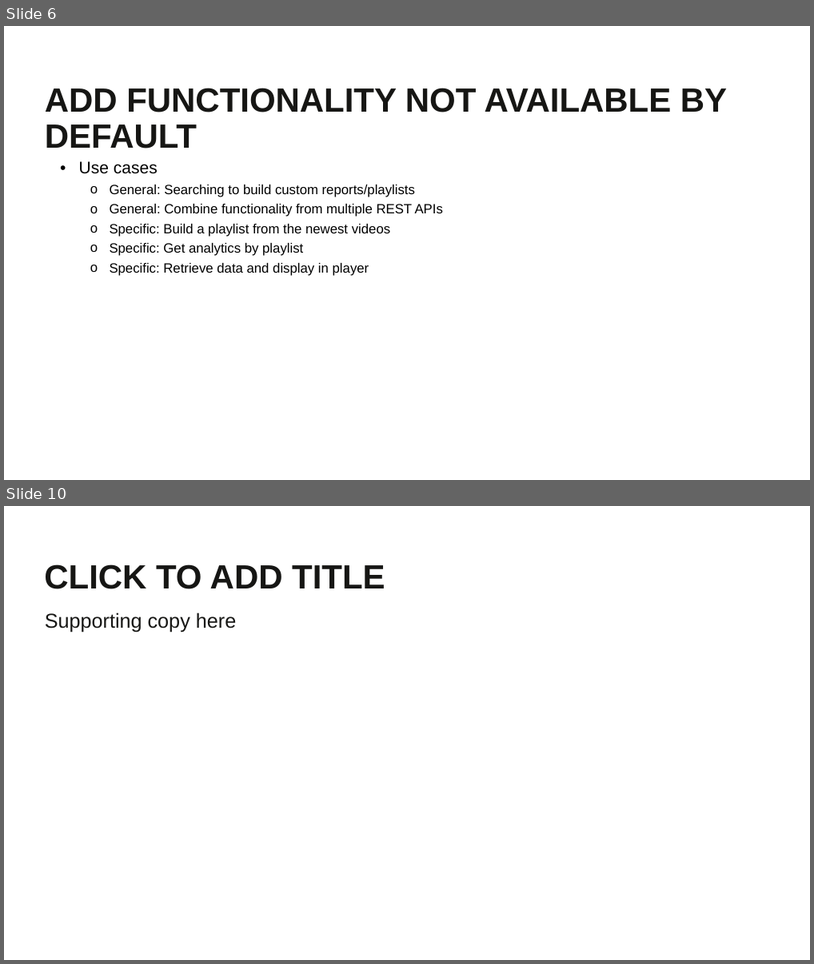
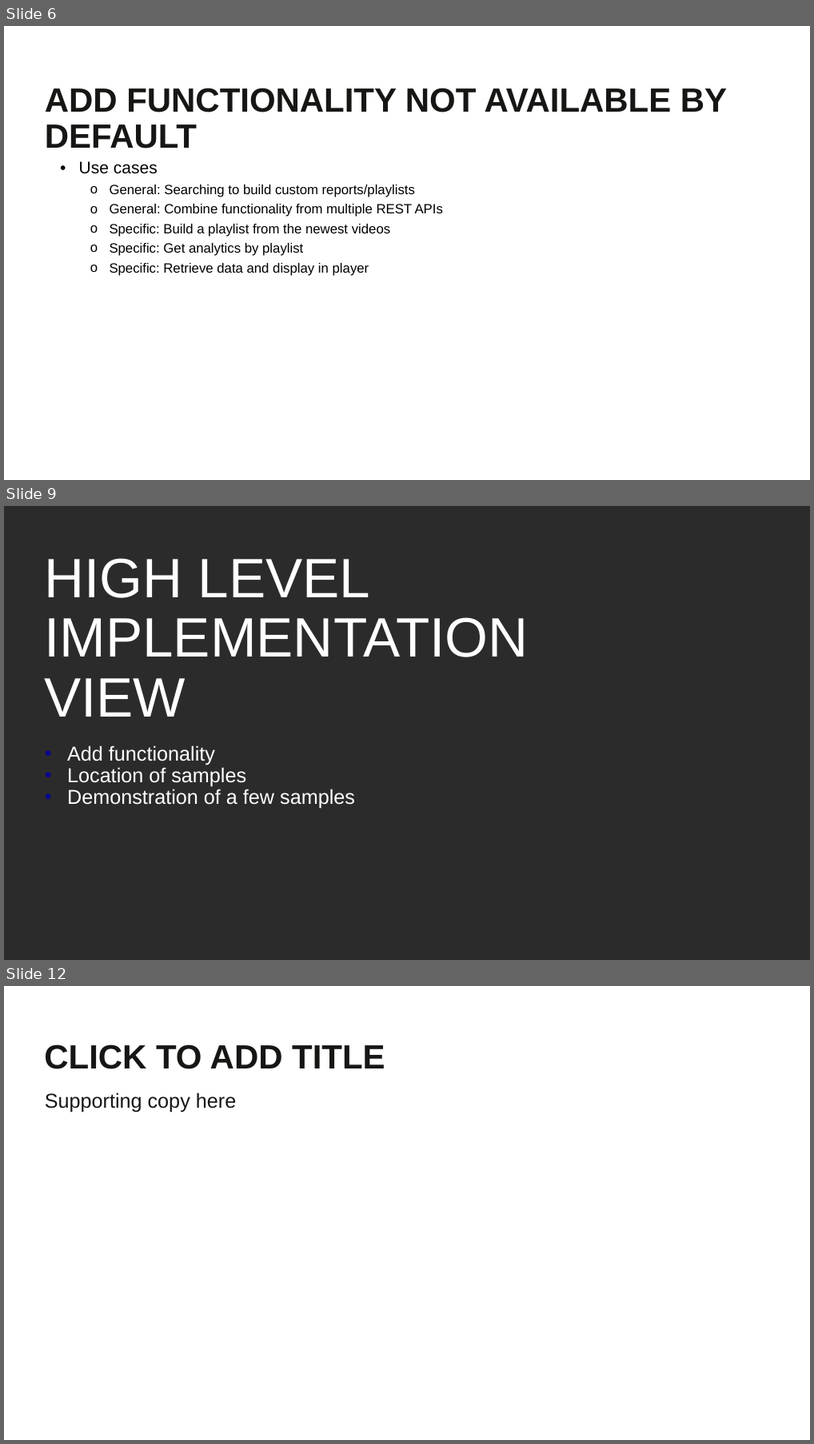
Before and after one commit to BrightcoveLearning/BCL-LearningSamples, a slide deck: PLAYTV2020/matt-boles-video.pptx. Shown one above the other, each under a label of ours: slides 6 and 10 before the commit, slides 6, 9 and 12 after it; the slides between them are not shown. The pictures are 814x964 and 814x1444 pixels, drawn with LibreOffice and Linux fonts; fonts in the diff are those of the drawing; background and template pictures are left out; a plain dark background stands for a picture behind light text. Boxes give left, top, right and bottom in pixels: in the first picture for what was removed or moved away, otherwise in the second. Text is boxed around its words. In the diff, an @@ line names an element or a change of style, - is before the commit and + after.

```diff
--- a/PLAYTV2020/matt-boles-video.pptx
+++ b/PLAYTV2020/matt-boles-video.pptx
@@ slide 9 added at (4, 506, 810, 960), background picture (left out) @@
@@ title added at (44, 558, 528, 716), 66 pt, text #FFFFFF @@
+HIGH LEVEL IMPLEMENTATION VIEW
@@ text added at (67, 745, 355, 808), 24 pt, text #FFFFFF @@
+• Add functionality
+• Location of samples
+• Demonstration of a few samples
@@ what was slide 10 is now slide 12 @@
```
Also in this commit, not shown: 2 slides changed, 3 other slides added, 2 slides removed, 1 other file.
